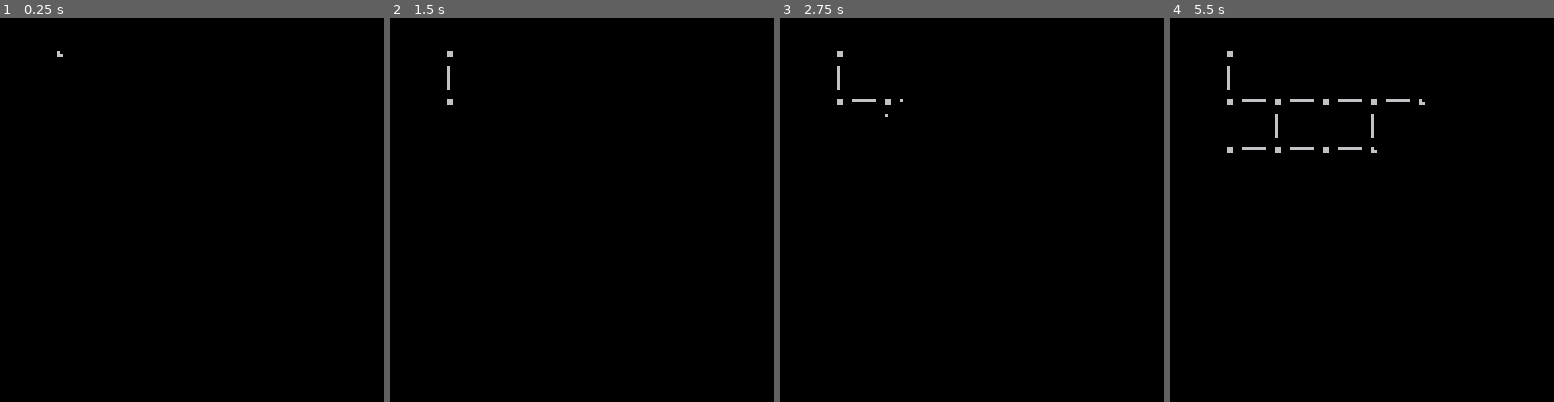
Above: before the commit, frames 1-4 (left to right).
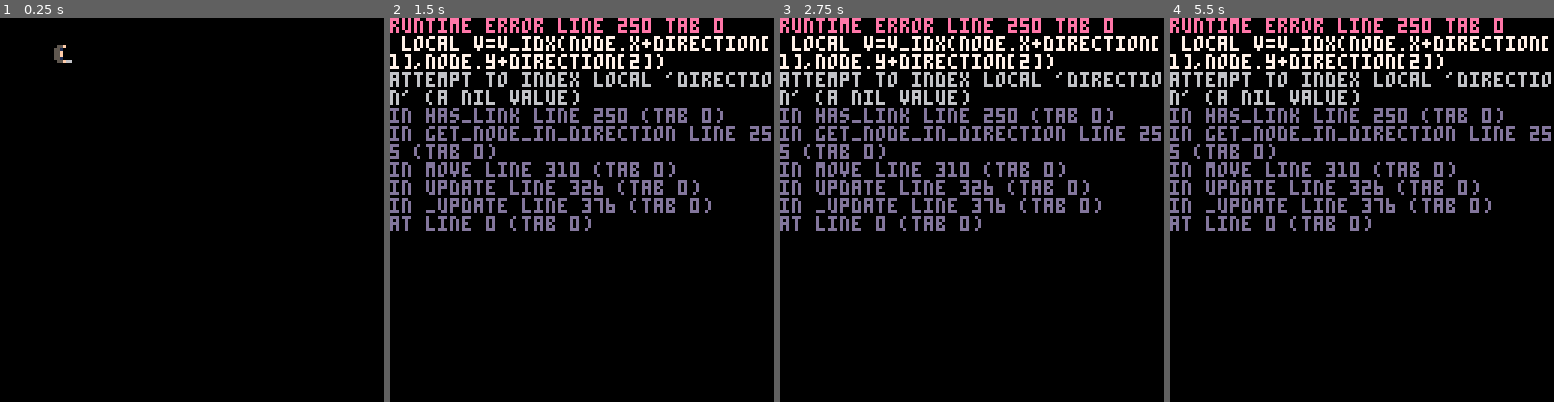
Above: after the commit, the same moments.

Repository: wesen/carts
Game: PICO-8 cartridge pico-go.p8
Two runs of this game, one before a commit and one after it. Both use one fixed random seed, a clock stepped at 60 frames per second and the inputs below.
Inputs:
- Up to frame 1 (0.25 s): no input
- Up to frame 2 (1.5 s): tap X (X key) at 0.33, 1.07 s; tap O (Z key) at 0.7 s
- Up to frame 3 (2.75 s): hold Right 1.6-2.1 s; tap O (Z key) at 1.7, 2.1, 2.5 s; tap X (X key) at 1.85 s; hold Up 2.15-2.42 s; hold Right from 2.47 s (still down)
- Up to frame 4 (5.5 s): tap O (Z key) every 0.4 s from 2.9 to 5.3 s; tap X (X key) at 2.97, 4.08, 5.2 s; release Right at 3.03 s; hold Left 3.08-3.58 s; hold Down 3.63-3.97 s; hold Right 4.02-4.68 s; hold Up 4.73-5.03 s; hold Left from 5.08 s (still down)

The runs differ from the first frame. In frame 1, 0.1% of the frame differs, in the area x 14-19%, y 7-12%; in frame 2, 14%; in frame 3, 14%; in frame 4, 14%, in the area x 0-100%, y 0-56%.
Error after the commit: runtime error line 250 tab 0; local v=v_idx(node.x+direction[1],node.y+direction[2]); attempt to index local 'direction' (a nil value)

Commit message:
Animate player movement

Diff:
--- a/pico-go.p8
+++ b/pico-go.p8
@@ -53,6 +53,16 @@
  local cr=cocreate(f)
  add(crs,cr)
  return cr
+end
+
+function wait_for_cr(cr)
+ while costatus(cr)!='dead' do
+  yield()
+ end
+end
+
+function run_sub_cr(f)
+ wait_for_cr(add_cr(f))
 end
 
 -- tweens
@@ -108,19 +118,16 @@
 
 function wait_for(d,cb)
  local end_time=time()+d
- local cr=add_cr(function()
+ wait_for_cr(add_cr(function()
   while time()<end_time do
    yield()
   end
   if (cb!=nil) cb()
- end)
- while costatus(cr)!='dead' do
-  yield()
- end
+ end))
 end
 
 function animate(obj,sprs,d,cb)
- add_cr(function()
+ return add_cr(function()
   for s in all(sprs) do
    obj.spr=s
    wait_for(d)
@@ -131,12 +138,12 @@
 
 function move_to(obj,x,y,d,easetype)
  local timeelapsed=0
- local lasttime=0
+ local lasttime=time()
  local bx=obj.x
  local cx=x-bx
  local by=obj.y
  local cy=y-by
- add_cr(function()
+ return add_cr(function()
   while timeelapsed<d do
    t=time()
    local dt=t-lasttime
@@ -159,6 +166,9 @@
  return {v%16,flr(v/16)}
 end
 
+-- globals
+init_animation_speed=0.01
+
 -- node
 class_node=class(function(self,x,y)
  self.x=x
@@ -177,7 +187,7 @@
  local sprs={16,17,18,19}
   self.initialized=true
  if (self.is_goal) sprs[4]=20
- animate(self,sprs,0.1,function()
+ animate(self,sprs,init_animation_speed,function()
   for n in all(board:get_neighbors(self.x,self.y)) do
    local f=function()
     n:initialize()
@@ -205,7 +215,7 @@
  self.flip_spr=flip_spr
  local sprs={32,33,34,35}
  if (self.is_v) sprs={36,37,38,39}
- animate(self,sprs,0.1,cb)
+ animate(self,sprs,init_animation_speed,cb)
 end
 
 --board
@@ -239,6 +249,18 @@
  self.start_node:initialize()
 end)
 
+function class_board:has_link(node,direction)
+ local v=v_idx(node.x+direction[1],node.y+direction[2])
+ return board.links[v] != nil
+end
+
+function class_board:get_node_in_direction(node,direction)
+ if self:has_link(node,direction) then
+  local v=v_idx(node.x+direction[1]*2,node.y+direction[2]*2)
+  return self.nodes[v]
+ end
+end
+
 function class_board:get_neighbors(x,y)
  local res={}
  if (self.links[v_idx(x-1,y)]!=nil) add(res,self.nodes[v_idx(x-2,y)])
@@ -260,21 +282,69 @@
 end
 
 -->8
--- main functions
-
-board=class_board.init()
-
-function _init()
-end
-
-function _update()
- tick_crs()
-end
-
-function _draw()
- cls()
- board:draw()
-end
+-- player
+class_player=class(function(self)
+ self.node=board.start_node
+ self.spr=mget(self.node.x,self.node.y)
+ self.is_moving=false
+ -- draw offsets
+ self.x=0
+ self.y=0
+end)
+
+dir_left={-1,0}
+dir_right={1,0}
+dir_up={0,-1}
+dir_down={0,1}
+directions={dir_left,dir_right,dir_up,dir_down}
+
+function outcubic(t, b, c, d)
+  return c * (pow(t / d - 1, 3) + 1) + b
+end
+
+
+function outquad(t, b, c, d)
+  t = t / d
+  return -c * t * (t - 2) + b
+end
+
+
+function class_player:move(direction)
+ local node=board:get_node_in_direction(self.node,direction)
+ if node!=nil then
+  add_cr(function()
+   self.is_moving=true
+   wait_for_cr(move_to(self,direction[1]*16,direction[2]*16,1,outexpo))
+   self.x=0
+   self.y=0
+   self.node=node
+   self.is_moving=false
+  end)
+ end
+end
+
+function class_player:update()
+ for i=1,5 do
+  if btnp(i-1) and not self.is_moving then
+   self:move(directions[i])
+   break
+  end
+ end
+end
+
+function round(x)
+ if (x%1)<0.5 then
+  return flr(x)
+ else
+  return ceil(x)
+ end
+end
+
+function class_player:draw()
+ spr(self.spr,self.node.x*8+round(self.x),self.node.y*8+round(self.y))
+end
+
+
 -->8
 -- todo
 
@@ -282,8 +352,11 @@
 x helper methods
 x board graph
 x draw graph
-- draw graph animations
-- player movement
+x draw graph animations
+x player movement
+x player movement animation
+- player rotation
+- don't move while initializing
 - sprites
 - player arrows
 - goal node
@@ -292,6 +365,25 @@
 - end screen
 - enemies
 ]]
+-->8
+-- main functions
+
+board=class_board.init()
+player=class_player.init()
+
+function _init()
+end
+
+function _update()
+ tick_crs()
+ player:update()
+end
+
+function _draw()
+ cls()
+ board:draw()
+ player:draw()
+end
 
 
 
Not shown, changed: 20 lines of the sprite sheet (__gfx__) section of pico-go.p8
